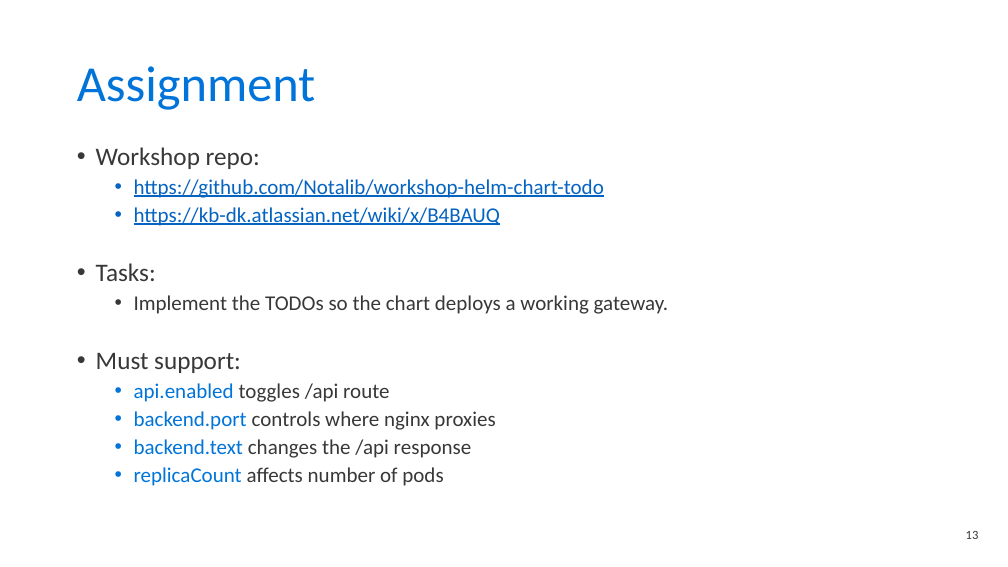
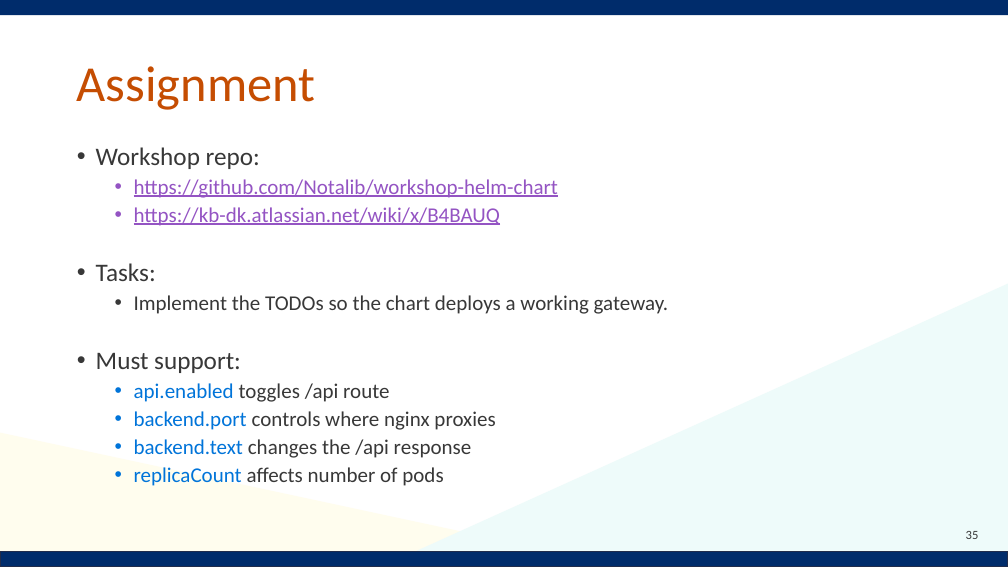
Before and after one commit to Notalib/workshop-helm-charts, a slide deck: slide 35 of Kubernetes_workshop_helm_chart.pptx (slide 13 before the commit). Drawn at 1008x567 pixels with LibreOffice and Linux fonts; fonts in the diff are those of the drawing; background and template pictures are left out. Boxes give left, top, right and bottom in pixels: in the first picture for what was removed or moved away, otherwise in the second. Text is boxed around its words. In the diff, an @@ line names an element or a change of style, - is before the commit and + after.

```diff
--- a/Kubernetes_workshop_helm_chart.pptx
+++ b/Kubernetes_workshop_helm_chart.pptx
@@ rectangle added at (0, 0, 1008, 15), fill #002C6B @@
@@ title "Assignment" at (77, 66, 315, 110): text colour #0074D9 to #C54D02 @@
@@ text at (134, 179, 558, 198): text changed; text colour #0563C1 to #9454C3 @@
-  • https://github.com/Notalib/workshop-helm-chart-todo
+  • https://github.com/Notalib/workshop-helm-chart
@@ text at (134, 207, 501, 226): text colour #0563C1 to #9454C3 in "https://kb-dk.atlassian.net/wiki/x/B4BAUQ" @@
@@ right triangle added at (381, 284, 1008, 567), fill #EEFBFA @@
@@ right triangle added at (0, 433, 628, 567), fill #FFFDEE @@
@@ page number at (966, 531, 979, 539): text changed @@
-13
+35
@@ rectangle added at (0, 552, 1008, 567), fill #002C6B, outline #202D4B 1 pt @@
```
Also in this commit, not shown: 13 other slides changed, 30 slides added, 3 slides removed.
